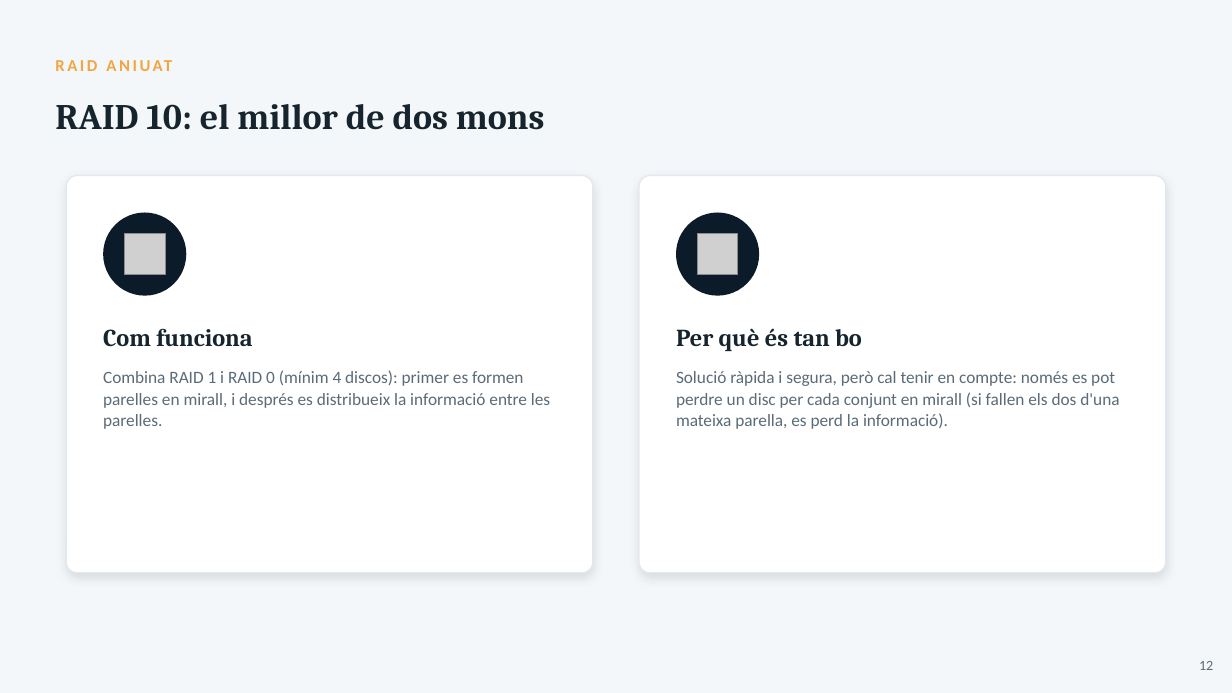
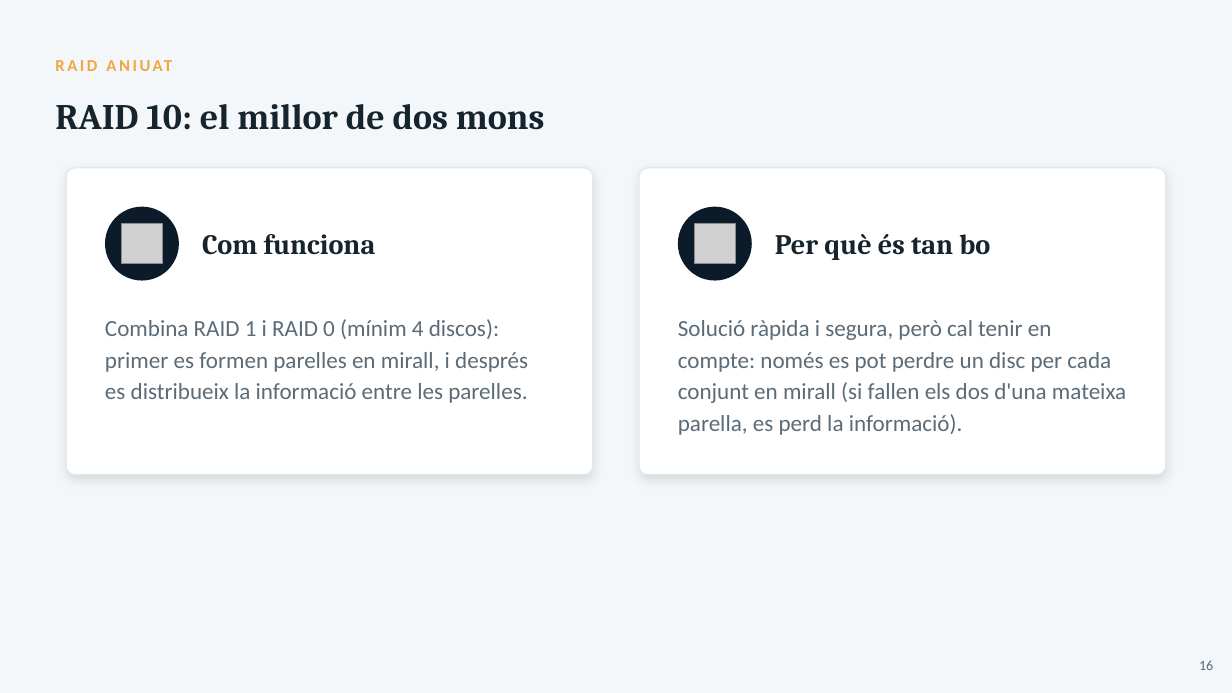
Before and after one commit to joansanchezescudero/SMX_0226_Seguretat_Informatica, a slide deck: slide 16 of RA2 - Emmagatzematge i copies de seguretat/AA2 - Sistemes demmagatzematge/RA2_AA2_Sistemes_emmagatzematge.pptx (slide 12 before the commit). Drawn at 1232x693 pixels with LibreOffice and Linux fonts; fonts in the diff are those of the drawing; grey boxes stand for pictures. Boxes give left, top, right and bottom in pixels: in the first picture for what was removed or moved away, otherwise in the second. Text is boxed around its words. In the diff, an @@ line names an element or a change of style, - is before the commit and + after.

```diff
--- a/RA2 - Emmagatzematge i copies de seguretat/AA2 - Sistemes demmagatzematge/RA2_AA2_Sistemes_emmagatzematge.pptx
+++ b/RA2 - Emmagatzematge i copies de seguretat/AA2 - Sistemes demmagatzematge/RA2_AA2_Sistemes_emmagatzematge.pptx
@@ rounded rectangle resized from (x1=67, y1=176, x2=593, y2=573) to (x1=67, y1=168, x2=593, y2=475) @@
@@ rounded rectangle resized from (x1=640, y1=176, x2=1166, y2=573) to (x1=640, y1=168, x2=1166, y2=475) @@
@@ ellipse resized from (x1=104, y1=213, x2=187, y2=296) to (x1=105, y1=207, x2=179, y2=281) @@
@@ ellipse resized from (x1=677, y1=213, x2=760, y2=296) to (x1=678, y1=207, x2=752, y2=281) @@
@@ picture moved from (x1=125, y1=234, x2=165, y2=274) to (x1=122, y1=224, x2=163, y2=264) @@
@@ text "Com funciona" moved from (x1=103, y1=328, x2=252, y2=347) to (x1=202, y1=234, x2=376, y2=255) @@
@@ text "Com funciona" at (x1=202, y1=234, x2=376, y2=255): size 19 to 22 pt @@
@@ picture moved from (x1=698, y1=234, x2=738, y2=274) to (x1=695, y1=224, x2=736, y2=264) @@
@@ text "Per què és tan bo" at (x1=775, y1=234, x2=990, y2=260): size 19 to 22 pt @@
@@ text "Per què és tan bo" moved from (x1=676, y1=328, x2=862, y2=351) to (x1=775, y1=234, x2=990, y2=260) @@
@@ text "Combina RAID 1 i RAID ..." at (x1=105, y1=319, x2=528, y2=403): size 13.5 to 18 pt; line spacing 17pt to 24.5pt @@
@@ text "Combina RAID 1 i RAID ..." moved from (x1=103, y1=370, x2=550, y2=429) to (x1=105, y1=319, x2=528, y2=403) @@
@@ text "Solució ràpida i segura, però ..." moved from (x1=676, y1=371, x2=1119, y2=429) to (x1=678, y1=320, x2=1126, y2=435) @@
@@ text "Solució ràpida i segura, però ..." at (x1=678, y1=320, x2=1126, y2=435): size 13.5 to 18 pt; line spacing 17pt to 24.5pt @@
@@ text at (x1=1199, y1=660, x2=1213, y2=670): text changed @@
-12
+16
```
Also in this commit, not shown: 23 other slides changed, 5 slides added, 22 other files.
